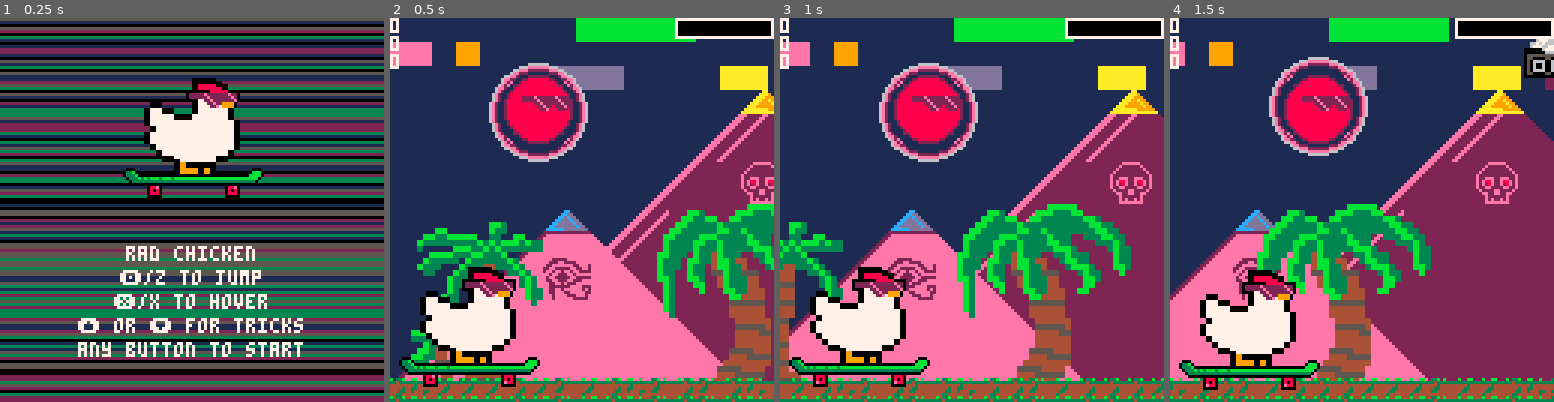
Above: before the commit, frames 1-4 (left to right).
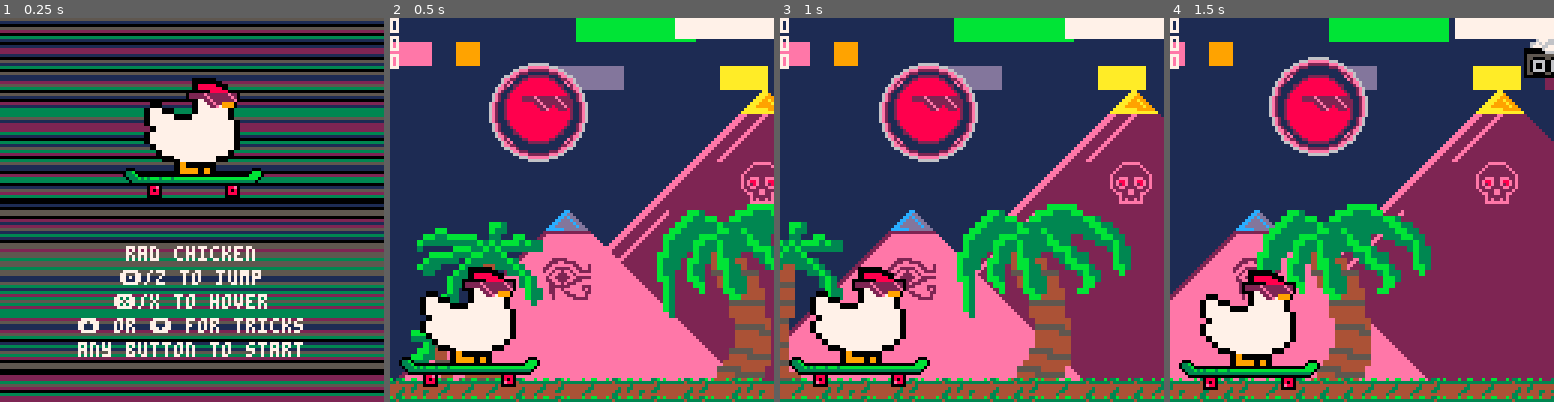
Above: after the commit, the same moments.

Repository: StevenCollins/rad-chicken
Game: PICO-8 cartridge rc.p8
Same seed, same stepped clock (60 frames per second), same inputs: the game is played once before the commit and once after it.
Inputs:
- Up to frame 1 (0.25 s): no input
- Up to frame 2 (0.5 s): tap X (X key) at 0.33 s
- Up to frame 3 (1 s): tap O (Z key) at 0.7 s
- Up to frame 4 (1.5 s): tap X (X key) at 1.07 s

Frame 1 is identical in both runs. In frame 2, 0.9% of the frame differs, in the area x 75-100%, y 0-5%; in frame 3, 0.9%; in frame 4, 0.9%.

Commit message:
Sprite cleanup
Moved basically every sprite,
float gauge is transparent when empty
and red when under 1/4 full,
X must be pushed to reset game.

Diff:
--- a/rc.p8
+++ b/rc.p8
@@ -15,6 +15,8 @@
 function title_init()
 	_update60=title_update
 	_draw=title_draw
+
+	poke(0x5f5c, 255) -- disable btnp repeat.
 
 	cntr=0 -- just a counter that increases every frame.
 
@@ -44,7 +46,7 @@
 end
 
 function title_update()
-	if (btn()>0) then -- start game.
+	if (btnp()>0) then -- start game.
 		game_init()
  end
 end
@@ -93,7 +95,7 @@
 	 move_ground()
 	 move_chicken()
 	 move_obstacles()
-	elseif (btn(❎)) then -- reset game.
+	elseif (btnp(❎)) then -- reset game.
 		_init()
  end
 end
@@ -140,35 +142,35 @@
 		{ 0, 0, 1, 2, 3, 0},
 		{ 0,16,17,18,19, 0},
 		{ 0,32,33,34,35, 0},
-		{20,48,49,50,51,25},
-		{36,37,38,39,40,41}}
+		{36,48,49,50,51,41},
+		{52,53,54,55,56,57}}
 c_1_sprites={ -- redbull frames.
 		{{ 0,  0, 65, 66, 67, 0},
 		 { 0, 80, 81, 82, 83, 0},
 		 { 0, 96, 97, 98, 99, 0},
-		 {20,112,113,114,115,25},
-		 {36, 37, 38, 39, 40,41}},
+		 {36,112,113,114,115,41},
+		 {52, 53, 54, 55, 56,57}},
 		{{ 0, 68, 69, 70, 71, 0},
 		 { 0, 84, 85, 86, 87, 0},
 		 { 0,100,101,102,103, 0},
-		 {20,116,117,118,119,25},
-		 {36, 37, 38, 39, 40,41}}}
+		 {36,116,117,118,119,41},
+		 {52, 53, 54, 55, 56,57}}}
 c_1_sprites_list={1,1,1,1,2,2,2,2} -- redbull frame order.
 c_1_sprites_list_b={1,1,2,2} -- float frame order.
 c_2_sprites={ -- jackson frames.
-		{{ 0,  0,129,130,131, 0},
-		 { 0,144,145,146,147, 0},
-		 { 0,160,161,162,163, 0},
-		 {20,176,177,178,179,25},
-		 {36, 37, 38, 39, 40,41}},
-		{{ 0,  0,133,134,135, 0},
-		 { 0,148,149,150,151, 0},
-		 { 0,164,165,166,167, 0},
-		 {20,180,181,182,183,25},
-		 {36, 37, 38, 39, 40,41}}}
+		{{ 0,  0, 73, 74, 75, 0},
+		 { 0, 88, 89, 90, 91, 0},
+		 { 0,104,105,106,107, 0},
+		 {36,120,121,122,123,41},
+		 {52, 53, 54, 55, 56,57}},
+		{{ 0,  0, 77, 78, 79, 0},
+		 { 0, 92, 93, 94, 95, 0},
+		 { 0,108,109,110,111, 0},
+		 {36,124,125,126,127,41},
+		 {52, 53, 54, 55, 56,57}}}
 c_2_sprites_list={1,1,2,2} -- jackson frame order.
-l_w_sprites={21,37} -- left wheel sprites.
-r_w_sprites={24,40} -- right wheel sprites.
+l_w_sprites={37,53} -- left wheel sprites.
+r_w_sprites={40,56} -- right wheel sprites.
 
 function make_chicken()
 	c={}
@@ -314,7 +316,7 @@
 -->8
 -- ground,bg,overlay
 -- init constants.
-g_sprites={4,5,6,7}
+g_sprites={20,21,22,23}
 
 function make_ground()
 	-- init ground.
@@ -360,9 +362,9 @@
 
 function draw_ground()
 	-- draw the swoosh image but stretched
-	sspr(40,96,32,16, layers.swoosh.x,-24, 256, 128)
+	sspr(0,120,32,8,layers.swoosh.x,-24,256,64)
 	-- draw the second swoosh.
-	sspr(40,96,32,16, layers.swoosh2.x,-24, 256, 128)
+	sspr(0,120,32,8,layers.swoosh2.x,-24,256,64)
 	-- draw the sun.
 	circfill(layers.sun.x,layers.sun.y,16,14)
 	circfill(layers.sun.x,layers.sun.y,13,1)
@@ -371,13 +373,13 @@
 	circ(layers.sun.x,layers.sun.y,14,2)
 	circ(layers.sun.x,30,11,2)
 	-- draw sunglasses on the sun.
-	spr(22,layers.sun.x-5,25,2,1)
+	spr(38,layers.sun.x-5,25,2,1)
 	-- draw the pyramids.
 	map(57,0,layers.pyramax.x,24,32,16)
 	map(40,0,layers.pyramin.x,64,16,8)
 	-- draw the palm trees.
-	sspr(64,64,32,32,layers.trees.x,62,64,64)
-	sspr(96,64,32,32,layers.trees2.x,62,64,64)
+	sspr(64,96,32,32,layers.trees.x,62,64,64)
+	sspr(96,96,32,32,layers.trees2.x,62,64,64)
 
 	if (step_x(4)==0) do
 		layers.sun.y=flr(29+rnd(3))
@@ -394,8 +396,12 @@
 		print(score,7)
 		print(points,7)
 		-- draw float cntr.
-		rectfill(125-float_length,0,127,6,7)
-		rectfill(126-float_length+c.float_cntr,1,126,5,0)
+		rect(125-float_length,0,127,6,7)
+		if (c.float_cntr>float_length*(3/4)) then
+			rectfill(126-float_length+c.float_cntr,1,126,5,8)
+		else
+			rectfill(126-float_length+c.float_cntr,1,126,5,7)
+		end
 		-- draw trick text.
 		if (c.tt) then
 			print(c.tt,c.x+32+c.tt_cntr,c.y-c.tt_cntr,rnd(16))
@@ -420,23 +426,23 @@
 -- obstacles
 -- init constants.
 o_sprites={ -- table{obstacle{frame{row{sprite}}}}.
-	{{{8}},{{26}}},
-	{{{9,10}},{{57,58}}},
-	{{{11},
-	  {27},
-	  {43}},
-	 {{12},
+	{{{60}},{{61}}},
+	{{{4,5}},{{6,7}}},
+	{{{12},
 	  {28},
 	  {44}},
 	 {{13},
 	  {29},
-	  {45}}},
-	{{{14,15},
-	  {30,31}},
-	 {{46,47},
-	  {62,63}},
-	 {{78,79},
-	  {94,95}}}}
+	  {45}},
+	 {{14},
+	  {30},
+	  {46}}},
+	{{{10,11},
+	  {26,27}},
+	 {{42,43},
+	  {58,59}},
+	 {{ 8, 9},
+	  {24,25}}}}
 o_sprites_list={ -- table{obstacle{frame}}.
 	{1,1,1,1,1,1,1,1,2,2,2,2,2,2,2,2},
 	{1,1,1,1,1,1,1,1,2,2,2,2,2,2,2,2},
@@ -821,27 +827,27 @@
 
 
 __map__
-000001020300000000000000000000c0c100000000000000d3d3d3d3d3d3d3d3c5c6c7c80000000000000000000000f3c40000000000000000000000000000000000000000000000d0c1000000000000000000000000000000000000000000000000000000000000000000000000000000000000000000000000000000000000
-0010111213000000000000000000c0d1d1c1000000000000d3d3d3d3d3d3d3d3d5d6d7d800000000000000000000c3e4d4e3000000000000000000000000000000000000000000c0e1e2c20000000000000000000000000000000000000000000000000000000000000000000000000000000000000000000000000000000000
-00202121230000000000000000c0d1d1d1d1c10000000000d3d3d3d3d3d3d3d300000000000000000000000000c3e4e5e6d4e300000000000000000000000000000000000000c0e1e2d1d1c200000000000000000000000000000000000000000000000000000000000000000000000000000000000000000000000000000000
-143031323319000000000000c0d1d1d1d1d1d1c100000000d3d3d3d3d3d3d3d3000000000000000000000000c3e4d4f5f6d4d4e30000000000000000000000000000000000c0d2d1e7e8d1d1c2000000000000000000000000000000000000000000000000000000000000000000000000000000000000000000000000000000
-2425262728290000000000c0d1d1d1d1d1d1d1d1c1000000d3d3d3d3d3d3d3d30000000000000000000000c3e4d4d4d4d4d4d4d4e3000000000000000000000000000000c0d2d1d1f7f8d1d1d1c20000000000000000000000000000000000000000000000000000000000000000000000000000000000000000000000000000
-00000000000000000000c0d1d1d1d1d1d1d1d1d1d1c10000d3d3d3d3d3d3d3d300000000000000000000c3e4d4d4d4d4d4d4d4d4d4e300000000000000000000000000c0e1d1d1d1d1d1d1d1d1d1c200000000000000000000000000000000000000000000000000000000000000000000000000000000000000000000000000
-000000000000000000c0d1d1d1d1d1d1d1d1d1d1d1d1c100d3d3d3d3d3d3d3d3000000000000000000c3e4d4d4d4d4d4d4d4d4d4d4d4e30000000000000000000000c0e1e2d1d1d1d1d1d1d1d1d1d1c2000000000000000000000000000000000000000000000000000000000000000000000000000000000000000000000000
-0000000000000000c0d1d1d1d1d1d1d1d1d1d1d1d1d1d1c1d3d3d3d3d3d3d3d30000000000000000c3e4d4d4d4d4d4d4d4d4d4d4d4d4d4e3000000000000000000c0e1e2d1d1d1d1d1d1d1d1d1d1d1d1c20000000000000000000000000000000000000000000000000000000000000000000000000000000000000000000000
-00000000000000c0d1d1d1d1d1d1d1d1d1d1d1d1d1d1d1d1c1000000000000000000000000000000000000000000000000000000000000000000000000000000c0d2d1d1d1d1d1d1d1d1d1d1d1d1d1d1d1c200000000000000000000000000000000000000000000000000000000000000000000000000000000000000000000
-000000000000c0d1d1d1d1d1d1d1d1d1d1d1d1d1d1d1d1d1d1c100000000000000000000000000000000000000000000000000000000000000000000000000c0d2d1d1d1d1d1d1d1d1d1d1d1d1d1d1d1d1d1c2000000000000000000000000000000000000000000000000000000000000000000000000000000000000000000
-0000000000c0d1d1d1d1d1d1d1d1d1d1d1d1d1d1d1d1d1d1d1d1c10000000000000000000000000000000000000000000000000000000000000000000000c0d2d1d1d1d1d1d1d1d1d1d1d1d1d1d1d1d1d1d1d1c20000000000000000000000000000000000000000000000000000000000000000000000000000000000000000
-00000000c0d1d1d1d1d1d1d1d1d1d1d1d1d1d1d1d1d1d1d1d1d1d1c1000000000000000000000000000000000000000000000000000000000000000000c0d2d1d1d1d1d1d1d1d1d1d1d1d1d1d1d1d1d1d1d1d1d1c200000000000000000000000000000000000000000000000000000000000000000000000000000000000000
-000000c0d1d1d1d1d1d1d1d1d1d1d1d1d1d1d1d1d1d1d1d1d1d1d1d1c100000000000000000000000000000000000000000000000000000000000000c0d2d1d1d1d1d1d1d1d1d1d1d1d1d1d1d1d1d1d1d1d1d1d1d1c2000000000000000000000000000000000000000000000000000000000000000000000000000000000000
-0000c0d1d1d1d1d1d1d1d1d1d1d1d1d1d1d1d1d1d1d1d1d1d1d1d1d1d1c10000000000000000000000000000000000000000000000000000000000c0d2d1d1d1d1d1d1d1d1d1d1d1d1d1d1d1d1d1d1d1d1d1d1d1d1d1c20000000000000000000000000000000000000000000000000000000000000000000000000000000000
-00c0d1d1d1d1d1d1d1d1d1d1d1d1d1d1d1d1d1d1d1d1d1d1d1d1d1d1d1d1c1000000000000000000000000000000000000000000000000000000c0d2d1d1d1d1d1d1d1d1d1d1d1d1d1d1d1d1d1d1d1d1d1d1d1d1d1d1d1c200000000000000000000000000000000000000000000000000000000000000000000000000000000
-c0d1d1d1d1d1d1d1d1d1d1d1d1d1d1d1d1d1d1d1d1d1d1d1d1d1d1d1d1d1d1c100000000000000000000000000000000000000000000000000c0d2d1d1d1d1d1d1d1d1d1d1d1d1d1d1d1d1d1d1d1d1d1d1d1d1d1d1d1d1d1c2000000000000000000000000000000000000000000000000000000000000000000000000000000
-…(8 lines of a section not shown)…
+000001020300000000000000000000000000000000000000d3d3d3d3d3d3d3d3f0f1f2f30000000000000000000000e0c40000000000000000000000000000000000000000000000d0c1000000000000000000000000000000000000000000000000000000000000000000000000000000000000000000000000000000000000
+001011121300000000000000000000000000000000000000d3d3d3d3d3d3d3d30000000000000000000000000000c3e4d4e3000000000000000000000000000000000000000000c0e1e2c20000000000000000000000000000000000000000000000000000000000000000000000000000000000000000000000000000000000
+002021212300000000000000000000000000000000000000d3d3d3d3d3d3d3d300000000000000000000000000c3e4e5e6d4e300000000000000000000000000000000000000c0e1e2d1d1c200000000000000000000000000000000000000000000000000000000000000000000000000000000000000000000000000000000
+243031323329000000000000000000000000000000000000d3d3d3d3d3d3d3d3000000000000000000000000c3e4d4f5f6d4d4e30000000000000000000000000000000000c0d2d1c5c6d1d1c2000000000000000000000000000000000000000000000000000000000000000000000000000000000000000000000000000000
+343536373839000000000000000000000000000000000000d3d3d3d3d3d3d3d30000000000000000000000c3e4d4d4d4d4d4d4d4e3000000000000000000000000000000c0d2d1d1d5d6d1d1d1c20000000000000000000000000000000000000000000000000000000000000000000000000000000000000000000000000000
+000000000000000000000000000000000000000000000000d3d3d3d3d3d3d3d300000000000000000000c3e4d4d4d4d4d4d4d4d4d4e300000000000000000000000000c0e1d1d1d1d1d1d1d1d1d1c200000000000000000000000000000000000000000000000000000000000000000000000000000000000000000000000000
+000000000000000000000000000000000000000000000000d3d3d3d3d3d3d3d3000000000000000000c3e4d4d4d4d4d4d4d4d4d4d4d4e30000000000000000000000c0e1e2d1d1d1d1d1d1d1d1d1d1c2000000000000000000000000000000000000000000000000000000000000000000000000000000000000000000000000
+000000000000000000000000000000000000000000000000d3d3d3d3d3d3d3d30000000000000000c3e4d4d4d4d4d4d4d4d4d4d4d4d4d4e3000000000000000000c0e1e2d1d1d1d1d1d1d1d1d1d1d1d1c20000000000000000000000000000000000000000000000000000000000000000000000000000000000000000000000
+00000000000000000000000000000000000000000000000000000000000000000000000000000000000000000000000000000000000000000000000000000000c0d2d1d1d1d1d1d1d1d1d1d1d1d1d1d1d1c200000000000000000000000000000000000000000000000000000000000000000000000000000000000000000000
+000000000000000000000000000000000000000000000000000000000000000000000000000000000000000000000000000000000000000000000000000000c0d2d1d1d1d1d1d1d1d1d1d1d1d1d1d1d1d1d1c2000000000000000000000000000000000000000000000000000000000000000000000000000000000000000000
+0000000000000000000000000000000000000000000000000000000000000000000000000000000000000000000000000000000000000000000000000000c0d2d1d1d1d1d1d1d1d1d1d1d1d1d1d1d1d1d1d1d1c20000000000000000000000000000000000000000000000000000000000000000000000000000000000000000
+00000000000000000000000000000000000000000000000000000000000000000000000000000000000000000000000000000000000000000000000000c0d2d1d1d1d1d1d1d1d1d1d1d1d1d1d1d1d1d1d1d1d1d1c200000000000000000000000000000000000000000000000000000000000000000000000000000000000000
+000000000000000000000000000000000000000000000000000000000000000000000000000000000000000000000000000000000000000000000000c0d2d1d1d1d1d1d1d1d1d1d1d1d1d1d1d1d1d1d1d1d1d1d1d1c2000000000000000000000000000000000000000000000000000000000000000000000000000000000000
+0000000000000000000000000000000000000000000000000000000000000000000000000000000000000000000000000000000000000000000000c0d2d1d1d1d1d1d1d1d1d1d1d1d1d1d1d1d1d1d1d1d1d1d1d1d1d1c20000000000000000000000000000000000000000000000000000000000000000000000000000000000
+00000000000000000000000000000000000000000000000000000000000000000000000000000000000000000000000000000000000000000000c0d2d1d1d1d1d1d1d1d1d1d1d1d1d1d1d1d1d1d1d1d1d1d1d1d1d1d1d1c200000000000000000000000000000000000000000000000000000000000000000000000000000000
+000000000000000000000000000000000000000000000000000000000000000000000000000000000000000000000000000000000000000000c0d2d1d1d1d1d1d1d1d1d1d1d1d1d1d1d1d1d1d1d1d1d1d1d1d1d1d1d1d1d1c2000000000000000000000000000000000000000000000000000000000000000000000000000000
+…(8 lines of a section not shown)…
Not shown, changed: 128 lines of the sprite sheet (__gfx__) section of rc.p8
